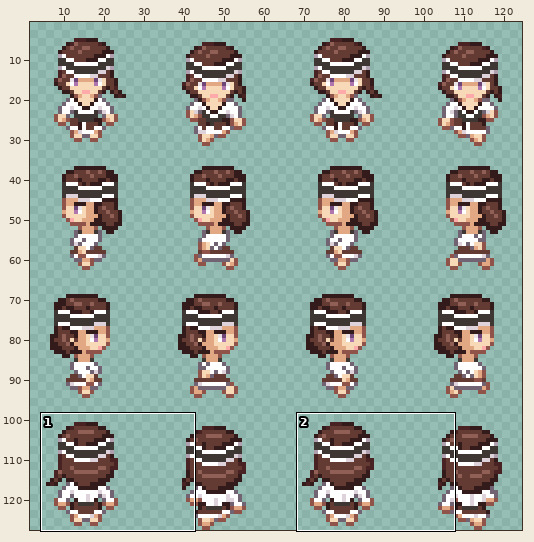
Edited in one commit: sprite sheet (Assets/Sprites/KavaPrincess_Full.png). Above, an overview of the earlier version with the close-up marked.
Close-up. The starting point:
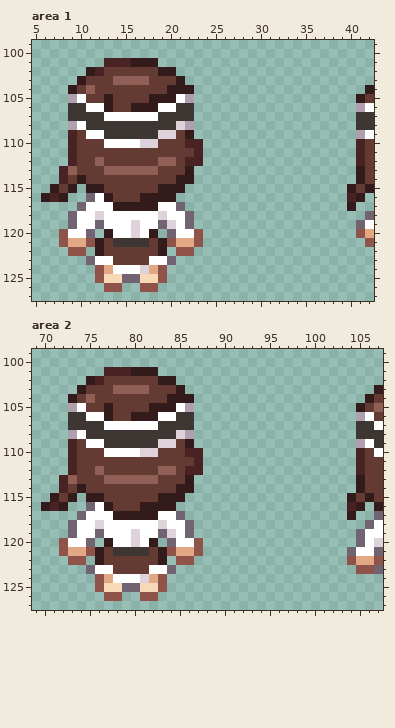
The file is 128x128 pixels. Shown: area 1: x 5..42, y 99..127; area 2: x 69..107, y 99..127. The wide view leaves out empty margins.
New version:
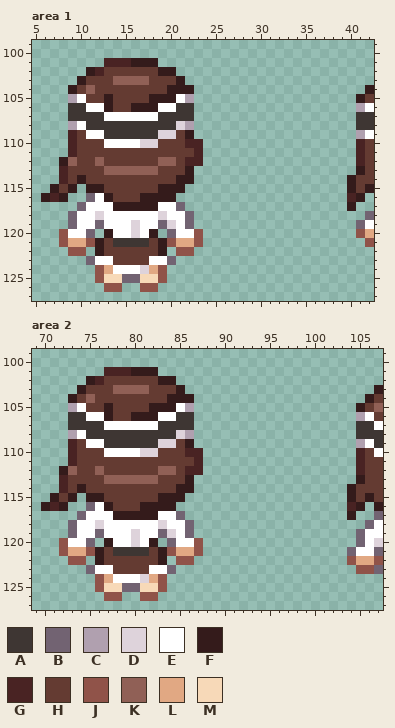
Palette (. is transparent): A #3e3633  B #726372  C #b0a0af  D #ded3db  E #ffffff  F #341b1b  G #492323  H #643b32  J #905349  K #906056  L #e1a883  M #f7d9b8
Change:
Area 1:
The author put colour F in row 112 at x 8; in row 114 at x 40.
Colour F becomes colour H in row 114 at x 41.
Colour K becomes colour H in row 113 at x 9.
Colour G becomes colour K in row 112 at x 9.
Area 2:
The author put colour F in row 112 at x 72; in row 114 at x 104.
Colour F becomes colour H in row 114 at x 105.
Colour K becomes colour H in row 113 at x 73.
Colour G becomes colour K in row 112 at x 73.
Changed places in both close-ups, as pixel boxes (x1, y1, x2, y2):
changed: (59, 157, 77, 175)
changed: (347, 175, 365, 184)
changed: (59, 466, 77, 484)
changed: (347, 484, 365, 493)
